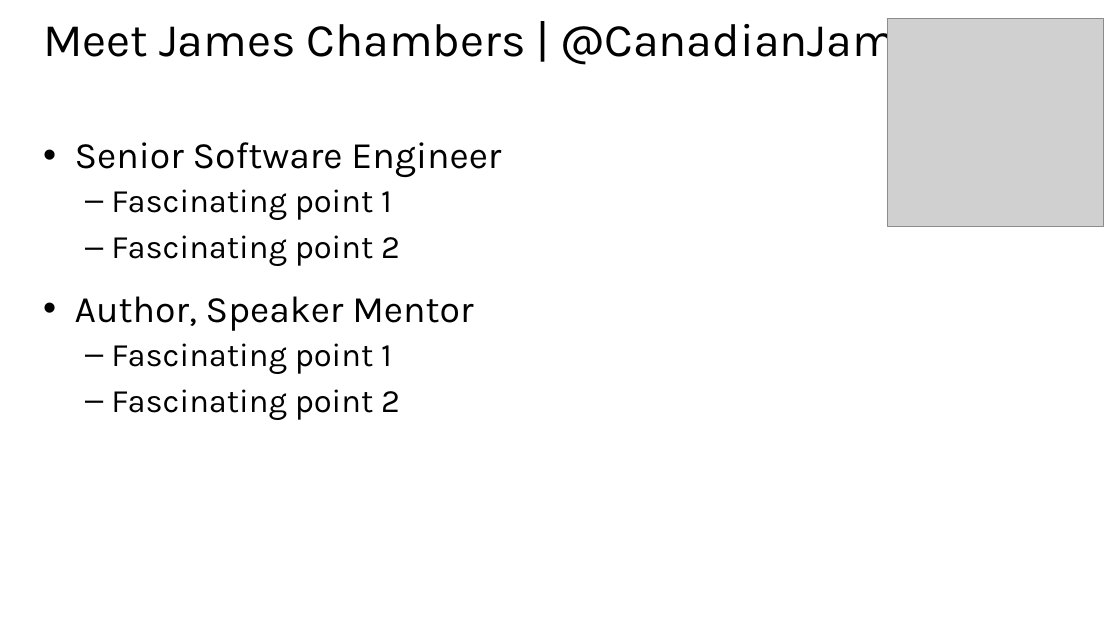
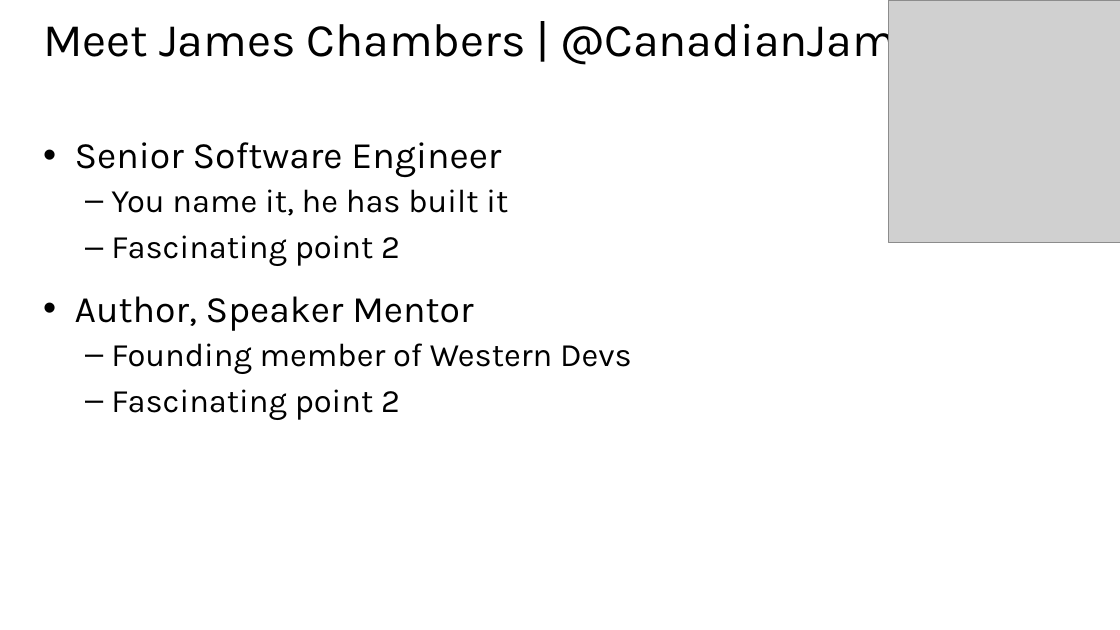
Before and after one commit to MisterJames/AzureImageProcessing, a slide deck: slide 2 of Presentation Materials/MVA-ApplicationsOnAzure.pptx. Drawn at 1120x630 pixels with LibreOffice and Linux fonts; fonts in the diff are those of the drawing; grey boxes stand for pictures. Boxes give left, top, right and bottom in pixels: in the first picture for what was removed or moved away, otherwise in the second. Text is boxed around its words. In the diff, an @@ line names an element or a change of style, - is before the commit and + after.

```diff
--- a/Presentation Materials/MVA-ApplicationsOnAzure.pptx
+++ b/Presentation Materials/MVA-ApplicationsOnAzure.pptx
@@ picture: place and size @@
-picture at <box>887,18,1103,226</box>
+picture at <box>889,0,1120,242</box>
@@ text at <box>111,189,508,216</box>: text changed @@
-  – Fascinating point 1
+  – You name it, he has built it
@@ text at <box>111,343,632,374</box>: text changed @@
-  – Fascinating point 1
+  – Founding member of Western Devs
```
Also in this commit, not shown: 5 other slides changed, 2 slides added, 2 slides removed, 2 other files.
